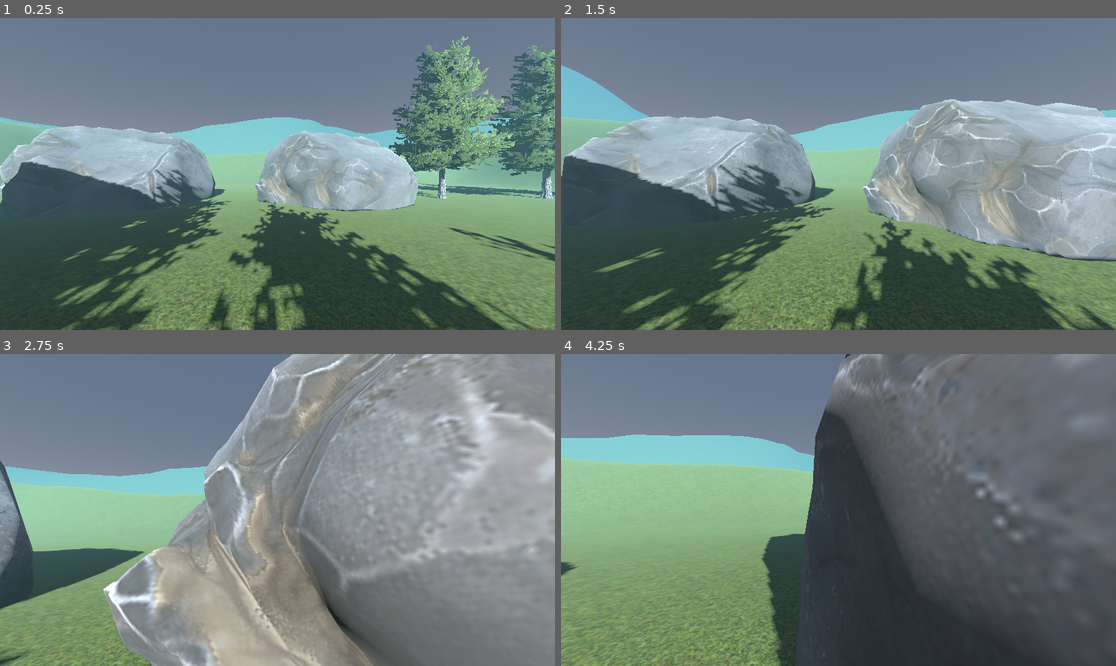
Above: before the commit, frames 1-4 (two rows, left to right).
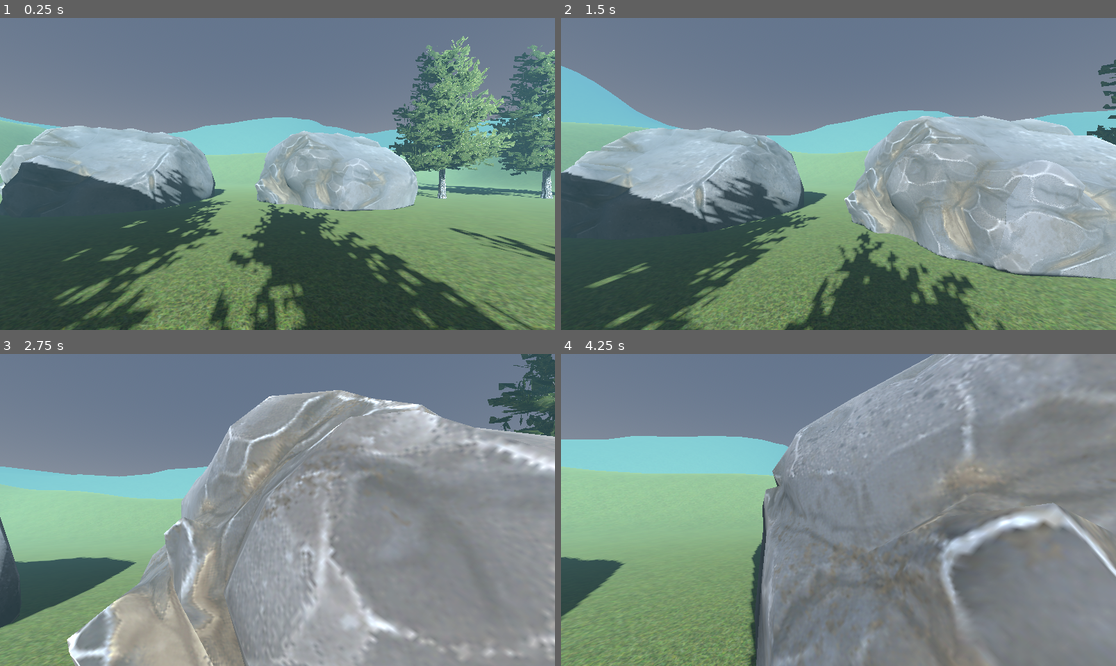
Above: after the commit, the same moments.

Repository: dspad/walking-simulator
Game: Godot game, scene res://main.tscn
Two runs of this game, one before a commit and one after it. Both use one fixed random seed, a clock stepped at 60 frames per second and the inputs below.
Inputs (mouse positions are in pixels of both pictures, inside the frame that each line leads up to):
- Up to frame 1 (0.25 s): no input
- Up to frame 2 (1.5 s): tap Enter at 0.5 s; move the mouse to (866, 174) at 0.52 s; hold Space (jump) 0.53-1.28 s; hold W (move_forward) from 0.53 s (still down); move the mouse to (810, 174) at 1.27 s; tap Space (jump) at 1.35 s
- Up to frame 3 (2.75 s): keep holding W (move_forward); tap Space (jump) at 1.52, 1.82 s; move the mouse to (288, 503) at 2.02 s; hold Space (jump) from 2.03 s (still down)
- Up to frame 4 (4.25 s): keep holding W (move_forward); move the mouse to (832, 516) at 2.77 s; release Space (jump) at 2.78 s; tap Space (jump) at 2.85, 3.02, 3.32 s; move the mouse to (877, 513) at 3.52 s; hold Space (jump) from 3.53 s (still down)

The runs differ from the first frame. In frame 1, 0.3% of the frame differs, in the area x 0-100%, y 7-62%; in frame 2, 31%; in frame 3, 45%; in frame 4, 60%, in the area x 0-100%, y 0-100%.

Commit message:
v6 - salto

Diff:
--- a/PlayerController.gd
+++ b/PlayerController.gd
@@ -26,13 +26,24 @@
 
 
 func _ready():
-	#
+	# nascondi mouse
 	Input.mouse_mode = Input.MOUSE_MODE_CAPTURED
 
 func _physics_process(delta: float):
+	#applicazione gravità se non stiamo su un piano
+	if not is_on_floor():
+		velocity.y -= (gravity * delta)/50
+
+	#salto
+	if Input.is_action_pressed("jump") and is_on_floor():
+		velocity.y = jump_force
+
+
 	# lettura input movimento
 	var move_input = Input.get_vector("move_left","move_right", "move_forward","move_back")
-	velocity = Vector3(move_input.x,0,move_input.y) * max_speed
+	var mov_dir = (transform.basis * Vector3(move_input.x,0,move_input.y)).normalized()
+	velocity.x = mov_dir.x * max_speed
+	velocity.z = mov_dir.z * max_speed
 	move_and_slide()
 
 	#lettura movimento camera
Not shown, changed: notes.txt
